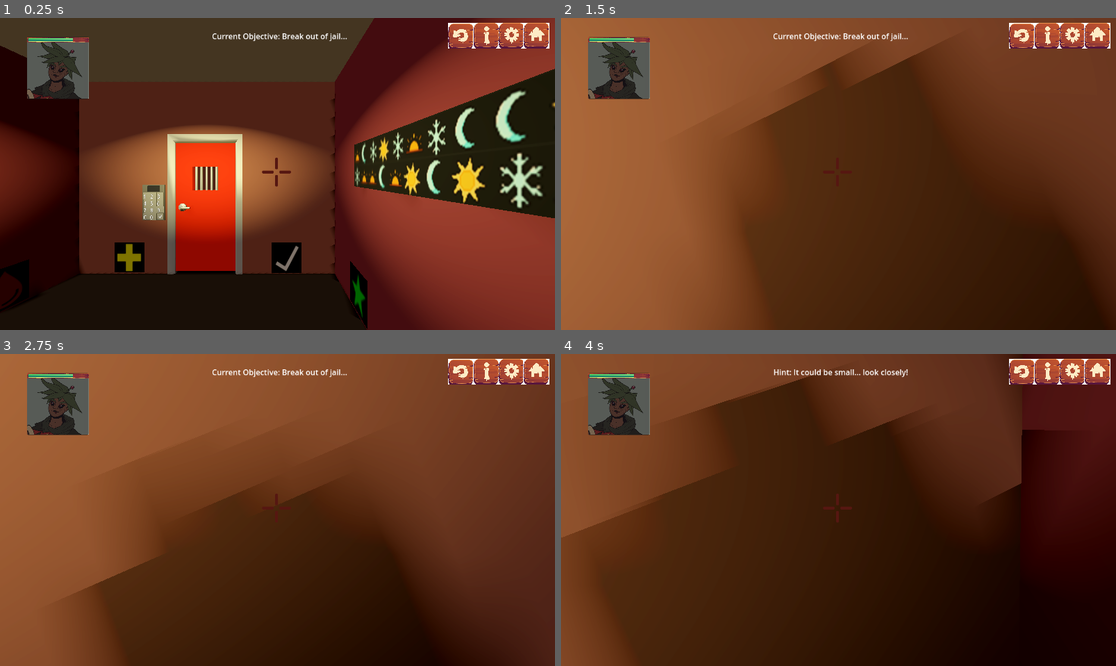
Above: before the commit, frames 1-4 (two rows, left to right).
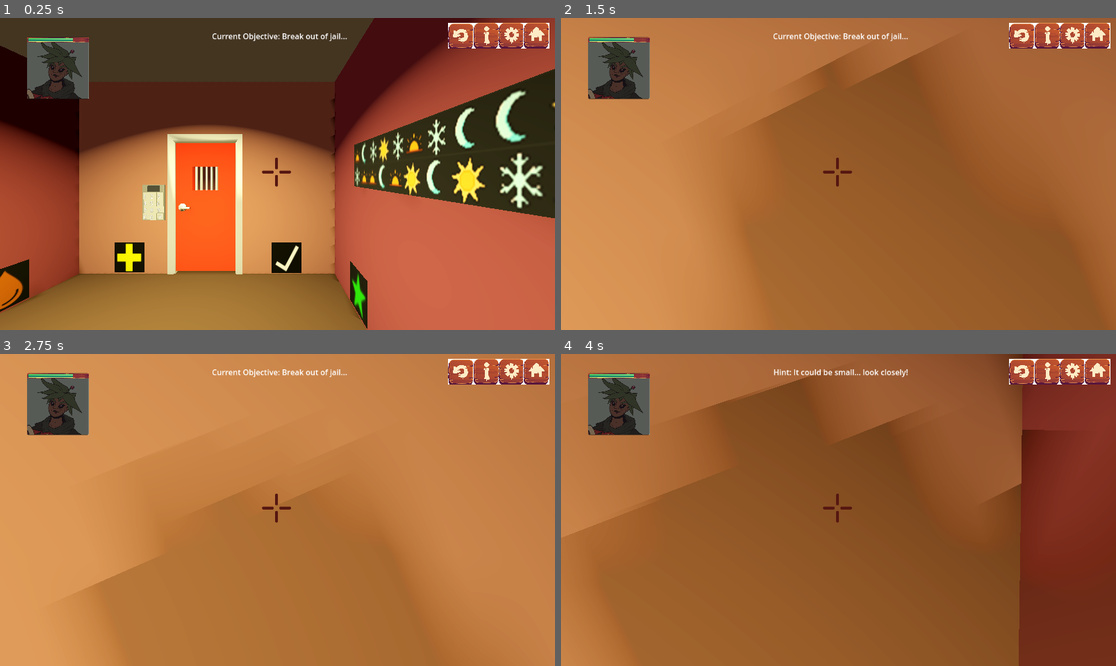
Above: after the commit, the same moments.

Repository: dylanholland26/escape_from_fugitopia
Game: Godot game, scene res://levels/main/main.tscn
The game is run twice, just before and just after one commit, with the same random seed, the same clock (stepped at 60 frames per second) and the same inputs.
Inputs (mouse positions are in pixels of both pictures, inside the frame that each line leads up to):
- Up to frame 1 (0.25 s): no input
- Up to frame 2 (1.5 s): tap Enter (ui_accept) at 0.5, 0.77 s; move the mouse to (866, 174) at 0.52 s; hold W (move_forward) from 0.53 s (still down); tap E (accept) at 0.6 s; click (866, 174) at 0.67 s; move the mouse to (810, 174) at 1.27 s; click (810, 174) at 1.35 s
- Up to frame 3 (2.75 s): keep holding W (move_forward); tap Enter (ui_accept) at 1.52 s; move the mouse to (288, 503) at 2.02 s; hold C (crouch) from 2.03 s (still down)
- Up to frame 4 (4 s): keep holding W (move_forward); move the mouse to (832, 516) at 2.77 s; release C (crouch) at 2.78 s; tap H (hint) at 2.85 s; click (832, 516) at 2.92 s; tap Enter (ui_accept) at 3.02, 3.77 s; move the mouse to (877, 513) at 3.52 s; tap P (pickup) at 3.6 s

The runs differ from the first frame. In frame 1, 53% of the frame differs, in the area x 0-100%, y 11-100%; in frame 2, 96%; in frame 3, 96%, in the area x 0-100%, y 0-100%; in frame 4, 96%.

Commit message:
Add files via upload

Diff:
--- a/levels/main/main.tscn
+++ b/levels/main/main.tscn
@@ -258,7 +258,7 @@
 transform = Transform3D(1, 0, 0, 0, -4.37114e-08, 1, 0, -1, -4.37114e-08, 0, 3.30294, 0)
 light_color = Color(0.866667, 0.823529, 0.509804, 1)
 light_energy = 6.0
-spot_range = 3.44
+spot_range = 5.342
 spot_attenuation = 0.420449
 spot_angle = 63.0923
 spot_angle_attenuation = 0.933034
